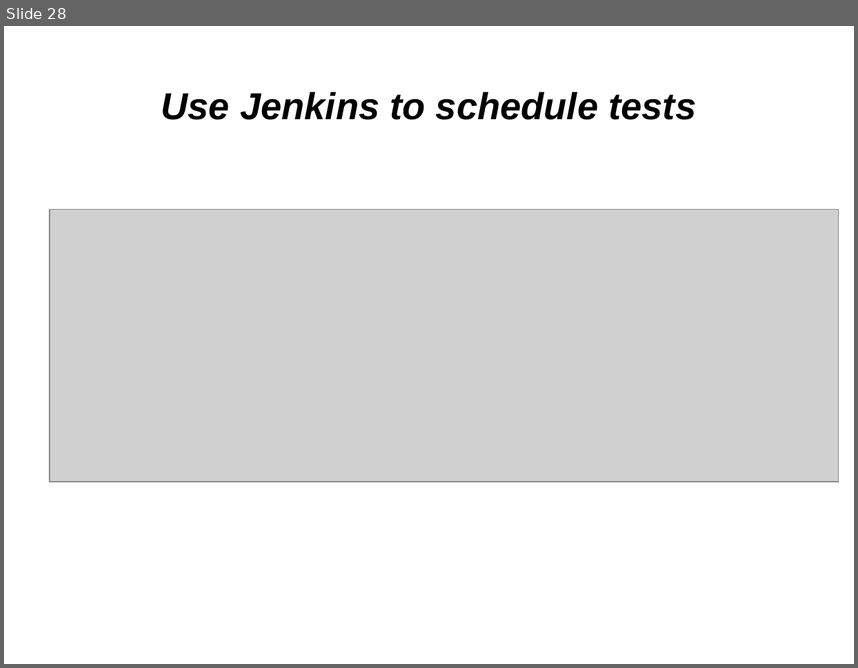
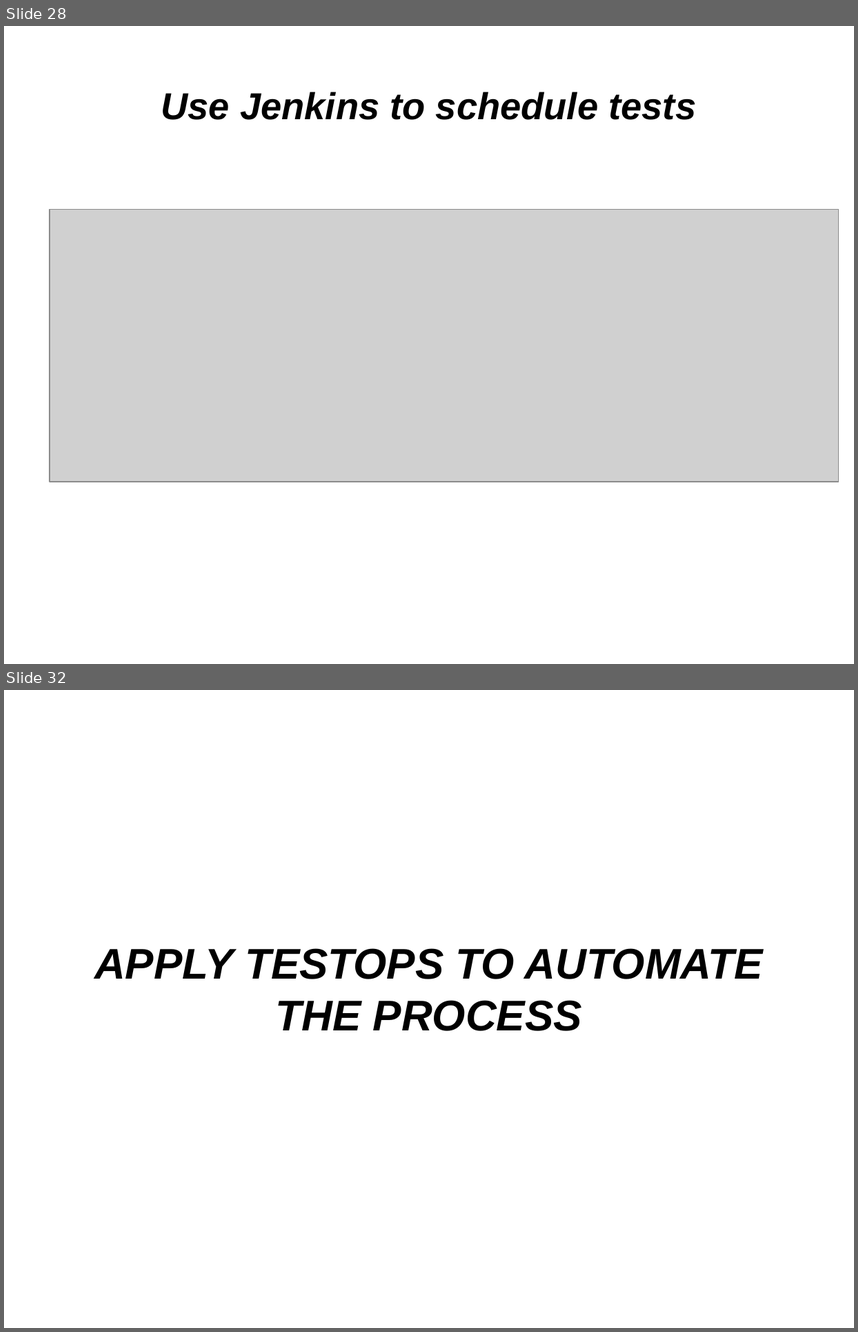
Before and after one commit to kirol/selenium, a slide deck: Selenium & Testops.odp. Shown one above the other, each under a label of ours: slide 28 before the commit, slides 28 and 32 after it; the slides between them are not shown. The pictures are 858x668 and 858x1332 pixels, drawn with LibreOffice and Linux fonts; fonts in the diff are those of the drawing; grey boxes stand for pictures. Boxes give left, top, right and bottom in pixels: in the first picture for what was removed or moved away, otherwise in the second. Text is boxed around its words. In the diff, an @@ line names an element or a change of style, - is before the commit and + after.

```diff
--- a/Selenium & Testops.odp
+++ b/Selenium & Testops.odp
@@ slide 32 added at [4, 690, 854, 1328], background #FFFFFF @@
@@ subtitle added at [94, 948, 764, 1031], 40 pt, text #000000, bold, italic @@
+APPLY TESTOPS TO AUTOMATE THE PROCESS
```
Also in this commit, not shown: 16 slides changed, 3 other slides added, 1 slide removed, 1 other file.
